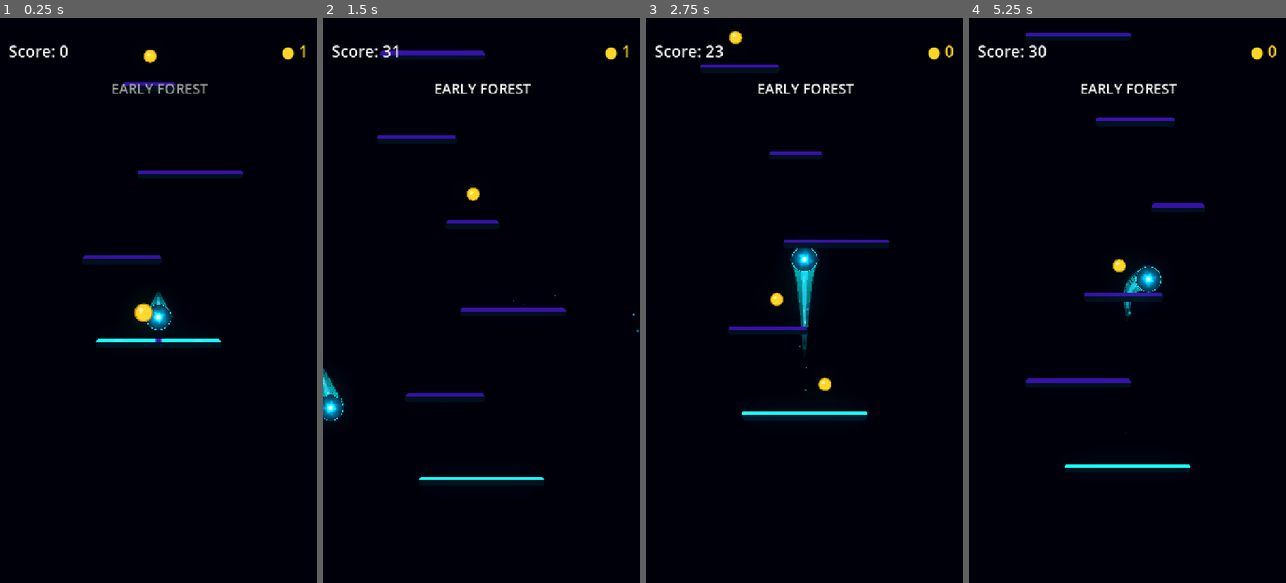
Above: before the commit, frames 1-4 (left to right).
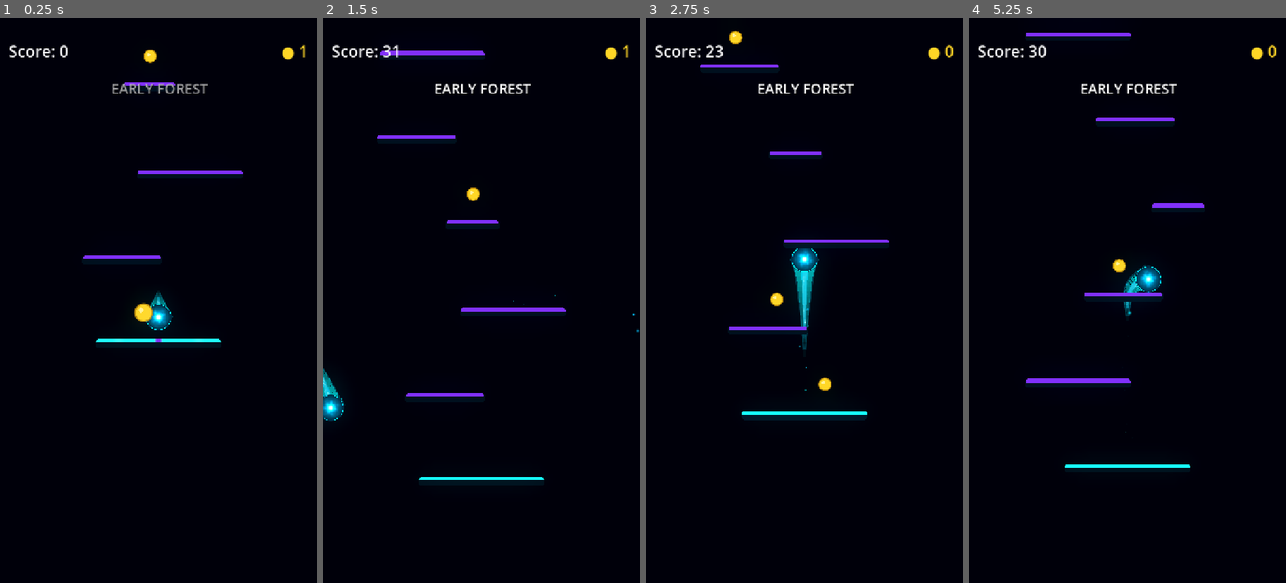
Above: after the commit, the same moments.

Repository: Kryodo/TowerJump
Game: Godot game, scene res://scenes/main.tscn
Two runs of this game, one before a commit and one after it. Both use one fixed random seed, a clock stepped at 60 frames per second and the inputs below.
Inputs (mouse positions are in pixels of both pictures, inside the frame that each line leads up to):
- Up to frame 1 (0.25 s): no input
- Up to frame 2 (1.5 s): move the mouse to (551, 272) at 0.52 s; hold Right (ui_right) 0.53-1.25 s; click (551, 272) at 0.67 s; drag from (418, 328) to (471, 193) at 1.27 s
- Up to frame 3 (2.75 s): click "Nochmal spielen" at 2 s
- Up to frame 4 (5.25 s): move the mouse to (1159, 176) at 2.77 s; hold Left (ui_left) 2.78-3.5 s; drag from (1111, 413) to (1032, 215) at 3.52 s; click "Nochmal spielen" at 4.25 s; move the mouse to (1222, 385) at 5.02 s; hold Right (ui_right) from 5.03 s (still down)

The runs differ from the first frame. In frame 1, 0.5% of the frame differs, in the area x 26-77%, y 11-58%; in frame 2, 0.9%; in frame 3, 0.5%; in frame 4, 0.9%, in the area x 18-75%, y 2-65%.

Commit message:
Update platform_edge_feedback.gdshader

Diff:
--- a/scenes/platform_edge_feedback.gdshader
+++ b/scenes/platform_edge_feedback.gdshader
@@ -22,7 +22,7 @@
 	// Deep indigo keeps the platform visibly "alive" while creating
 	// enough hue/luminance separation from the HDR cyan charge to remain
 	// readable peripherally once glow/bloom is applied.
-	vec3 neutral_color = vec3(0.22, 0.08, 0.65);
+	vec3 neutral_color = vec3(0.50, 0.19, 0.98);
 
 	vec3 active_color = vec3(0.10, 2.15, 3.20);
 	vec3 active_core = vec3(0.45, 3.15, 4.20);
